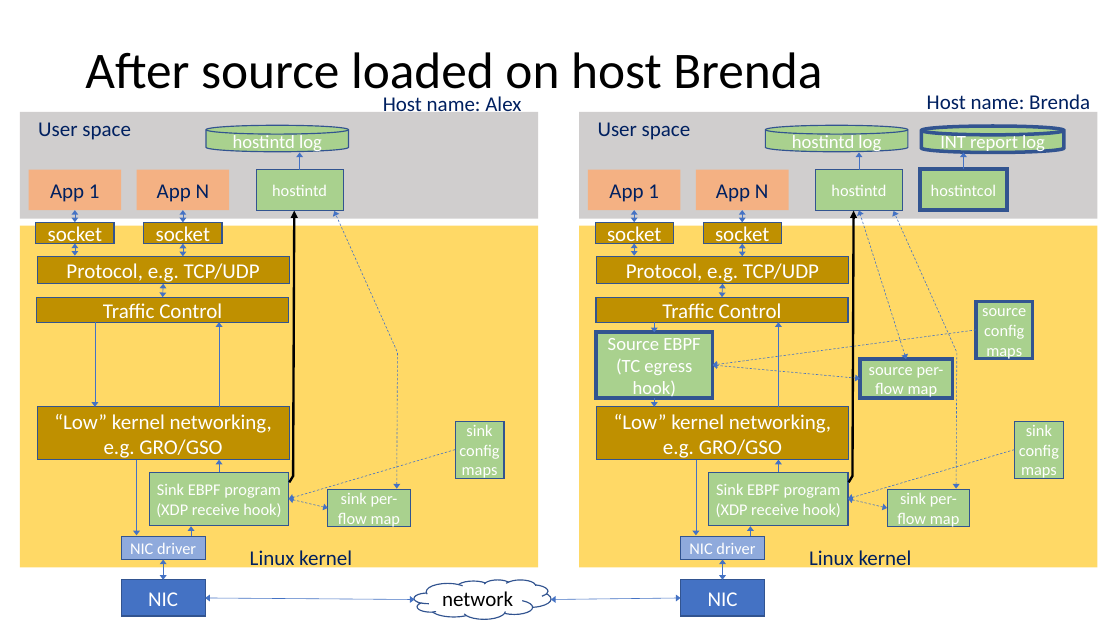
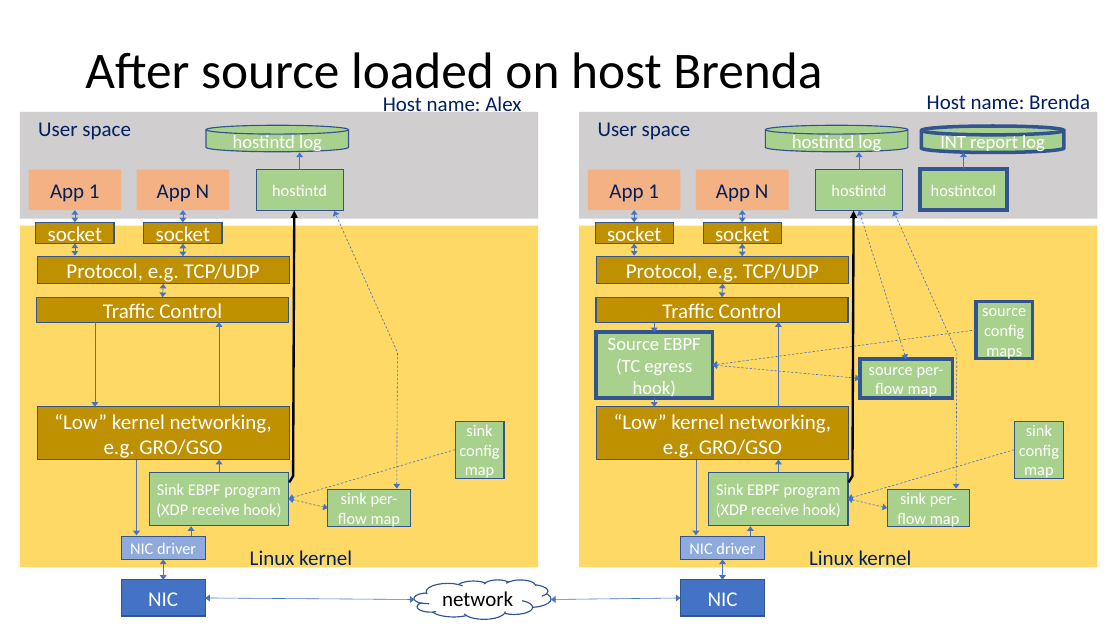
Before and after one commit to intel/host-int, a slide deck: slide 12 of docs/host-int-project.pptx. Drawn at 1120x630 pixels with LibreOffice and Linux fonts; fonts in the diff are those of the drawing. Boxes give left, top, right and bottom in pixels: in the first picture for what was removed or moved away, otherwise in the second. Text is boxed around its words. In the diff, an @@ line names an element or a change of style, - is before the commit and + after.

Commit message:
Host-int release for version 0.1.0-alpha

```diff
--- a/docs/host-int-project.pptx
+++ b/docs/host-int-project.pptx
@@ text in rectangle at [459,425,499,480]: text changed @@
-sink config maps
+sink config map
@@ text in rectangle at [1019,425,1059,480]: text changed @@
-sink config maps
+sink config map
```
Also in this commit, not shown: 13 other slides changed, 30 other files.
